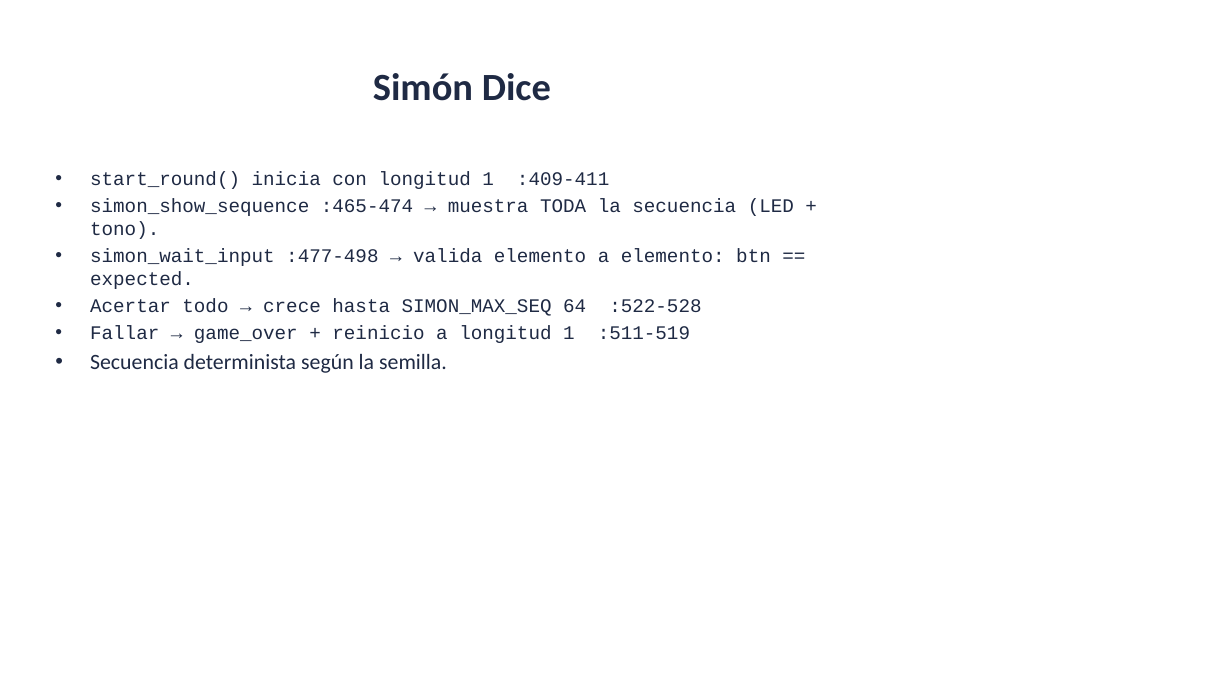
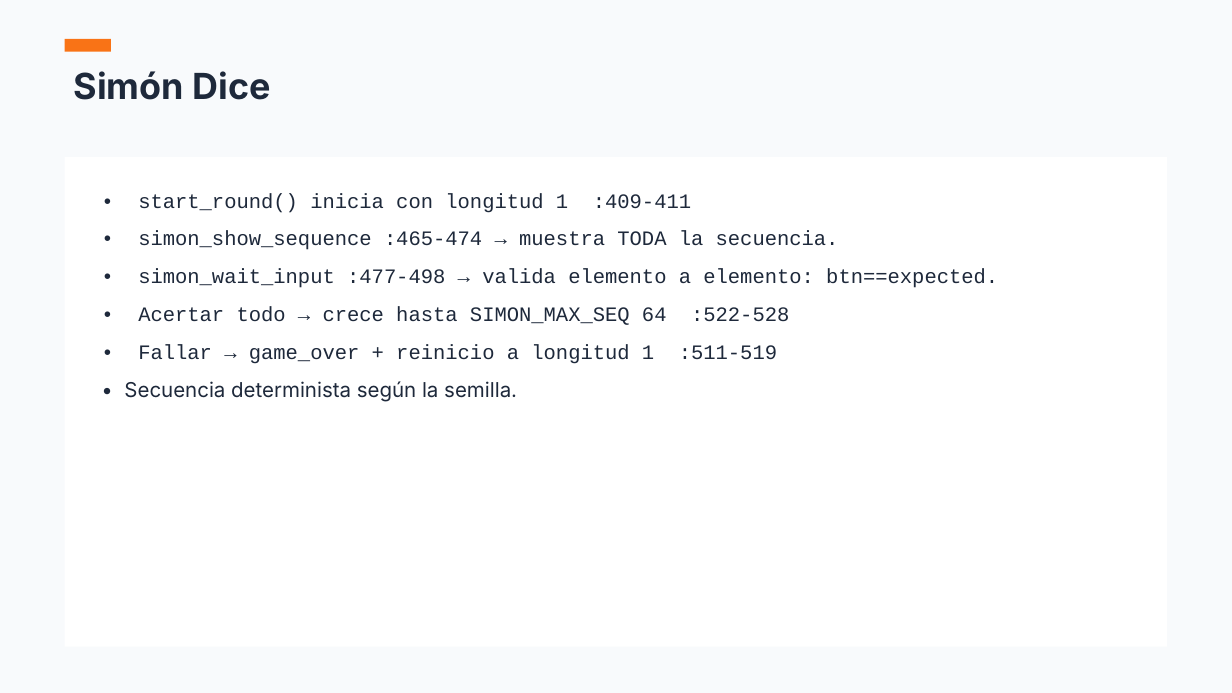
Before and after one commit to AlessandroKlein/PicoReflex, a slide deck: slide 8 of Presentacion_Defensa_PicoReflex.pptx. Drawn at 1232x693 pixels with LibreOffice and Linux fonts; fonts in the diff are those of the drawing. Boxes give left, top, right and bottom in pixels: in the first picture for what was removed or moved away, otherwise in the second. Text is boxed around its words. In the diff, an @@ line names an element or a change of style, - is before the commit and + after.

```diff
--- a/Presentacion_Defensa_PicoReflex.pptx
+++ b/Presentacion_Defensa_PicoReflex.pptx
@@ background #FFFFFF to #F8FAFC @@
@@ text "Simón Dice": place and size @@
-text "Simón Dice" at (373, 73, 551, 101)
+text "Simón Dice" at (74, 71, 270, 100)
@@ text "Simón Dice" at (74, 71, 270, 100): size 30 to 28 pt, font Calibri to Inter, text colour #1F2A44 to #1E293B; alignment centre to left; vertical alignment middle to top @@
@@ rectangle added at (65, 39, 111, 52), fill #F97316 @@
@@ rectangle added at (65, 157, 1167, 647), fill #FFFFFF @@
@@ text at (124, 193, 998, 402): text changed; size 15 to 16 pt; text colour #1F2A44 to #1E293B @@
-• start_round() inicia con longitud 1 :409-411
-• simon_show_sequence :465-474 → muestra TODA la secuencia (LED + tono).
-• simon_wait_input :477-498 → valida elemento a elemento: btn == expected.
-• Acertar todo → crece hasta SIMON_MAX_SEQ 64 :522-528
-• Fallar → game_over + reinicio a longitud 1 :511-519
-• Secuencia determinista según la semilla.
+• start_round() inicia con longitud 1 :409-411
+• simon_show_sequence :465-474 → muestra TODA la secuencia.
+• simon_wait_input :477-498 → valida elemento a elemento: btn==expected.
+• Acertar todo → crece hasta SIMON_MAX_SEQ 64 :522-528
+• Fallar → game_over + reinicio a longitud 1 :511-519
+• Secuencia determinista según la semilla.
```
Also in this commit, not shown: 11 other slides changed, 2 other files.
